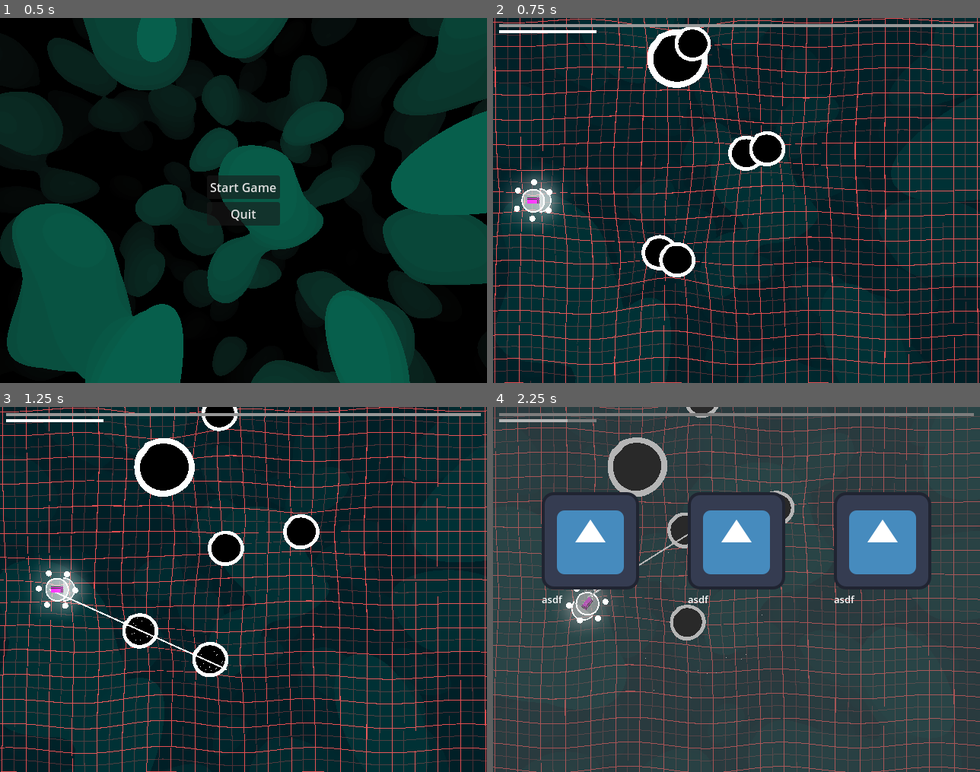
Above: before the commit, frames 1-4 (two rows, left to right).
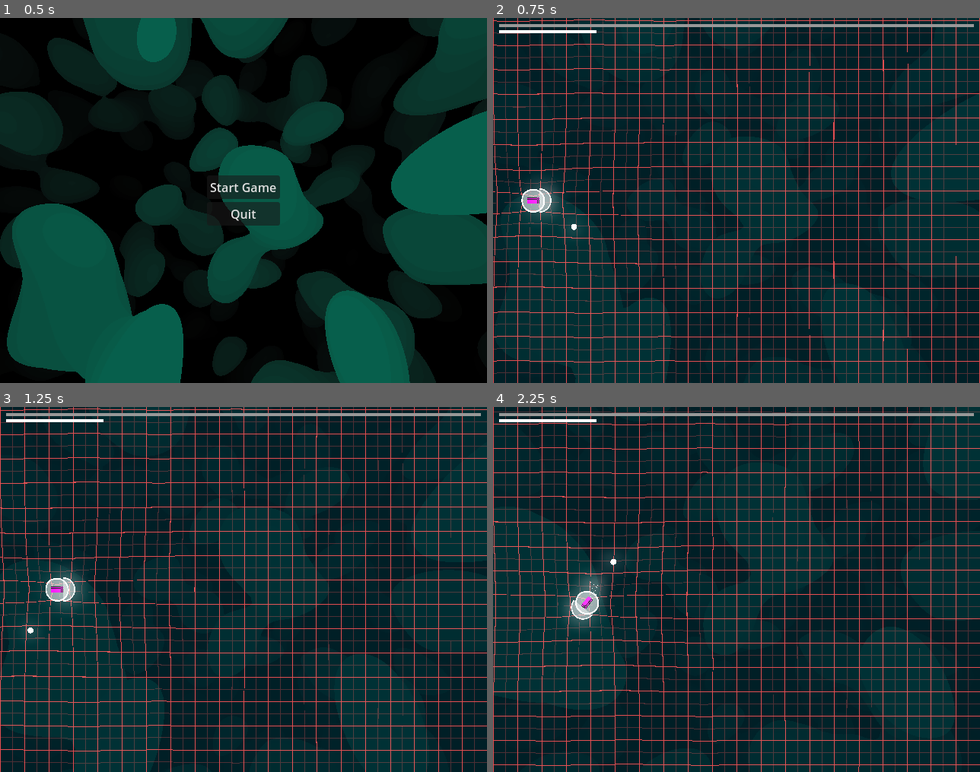
Above: after the commit, the same moments.

Repository: 3xcpy/roguelike-arcade-driving
Game: Godot game, scene res://scenes/main.tscn
Same seed, same stepped clock (60 frames per second), same inputs: the game is played once before the commit and once after it. The engine's default icon, where the game draws it, is replaced by a stand-in: a white triangle on a blue panel in a dark square.
Inputs (mouse positions are in pixels of both pictures, inside the frame that each line leads up to):
- Up to frame 1 (0.5 s): no input
- Up to frame 2 (0.75 s): click "Start Game" at 0.5 s
- Up to frame 3 (1.25 s): no input
- Up to frame 4 (2.25 s): tap Enter (ui_accept) at 1.25, 1.52 s; move the mouse to (843, 571) at 1.27 s; hold Right (steer_right) 1.28-2.03 s; tap Alt at 1.35 s; move the mouse to (639, 607) at 2.02 s; hold Down from 2.03 s (still down); tap Shift at 2.1 s

Frame 1 is identical in both runs. In frame 2, 23% of the frame differs, in the area x 0-100%, y 0-100%; in frame 3, 23%; in frame 4, 99%.

Commit message:
fix lasers and add a couple of upgrades

Diff:
--- a/scenes/enemy.tscn
+++ b/scenes/enemy.tscn
@@ -20,7 +20,6 @@
 
 [node name="Enemy" type="Area2D" groups=["Enemies"]]
 script = ExtResource("1_5uy6h")
-level = 3
 
 [node name="Sprite2D" type="Sprite2D" parent="."]
 material = SubResource("ShaderMaterial_xwavj")
--- a/scenes/player.tscn
+++ b/scenes/player.tscn
@@ -67,7 +67,7 @@
 [node name="Weapons" type="Node2D" parent="."]
 
 [node name="Eyeballs" parent="Weapons" instance=ExtResource("4_dqkch")]
-amount = 6
+distance_from_center = 64.0
 
 [node name="Aura" parent="Weapons" instance=ExtResource("4_tuyoq")]
 
--- a/scenes/stage.tscn
+++ b/scenes/stage.tscn
@@ -1,14 +1,16 @@
-[gd_scene load_steps=19 format=3 uid="uid://wb45rm4nabob"]
+[gd_scene load_steps=21 format=3 uid="uid://wb45rm4nabob"]
 
 [ext_resource type="PackedScene" uid="uid://dhtn00310jucy" path="res://scenes/player.tscn" id="1_8rem4"]
 [ext_resource type="Script" uid="uid://cjhq168l74jfy" path="res://scripts/game_manager.gd" id="1_st0q7"]
 [ext_resource type="Script" uid="uid://dhk18celqtlog" path="res://scripts/upgrade.gd" id="2_dexii"]
 [ext_resource type="Texture2D" uid="uid://phtn83sdcm6r" path="res://sprites/grid.png" id="2_gi7kc"]
 [ext_resource type="Shader" uid="uid://celbxoq3s5mxx" path="res://shaders/floor.gdshader" id="2_kewym"]
-[ext_resource type="Resource" uid="uid://c16n82jmmfbfn" path="res://upgrades/test.tres" id="3_dexii"]
+[ext_resource type="Resource" uid="uid://bkrhmbdxhtt4c" path="res://upgrades/aura_size_upgrade.tres" id="3_0hg5s"]
 [ext_resource type="Script" uid="uid://d3cvnf1armkbm" path="res://scripts/floor.gd" id="4_6c5u0"]
+[ext_resource type="Resource" uid="uid://ky42qs44pnrk" path="res://upgrades/eyeball_amount_upgrade.tres" id="4_jl6nj"]
+[ext_resource type="Resource" uid="uid://bp33modg0ejn8" path="res://upgrades/laser_speed_upgrade.tres" id="5_e38vs"]
 [ext_resource type="PackedScene" uid="uid://512cfge4e2ek" path="res://scenes/background_layer.tscn" id="7_1hwpr"]
-[ext_resource type="PackedScene" uid="uid://b4sghwhykpity" path="res://scenes/enemy.tscn" id="7_st0q7"]
+[ext_resource type="PackedScene" uid="uid://bdyvjqmx0qurm" path="res://scenes/enemy_spawner.tscn" id="10_yd2gm"]
 
 [sub_resource type="Gradient" id="Gradient_2so7o"]
 offsets = PackedFloat32Array(0, 0.6020761)
@@ -53,7 +55,7 @@
 
 [node name="Stage" type="Node2D"]
 script = ExtResource("1_st0q7")
-upgrades = Array[ExtResource("2_dexii")]([ExtResource("3_dexii")])
+upgrades = Array[ExtResource("2_dexii")]([ExtResource("3_0hg5s"), ExtResource("4_jl6nj"), ExtResource("5_e38vs")])
 
 [node name="Player" parent="." instance=ExtResource("1_8rem4")]
 position = Vector2(51, 269)
@@ -89,26 +91,19 @@
 position = Vector2(1000, 1000)
 shape = SubResource("WorldBoundaryShape2D_dexii")
 
-[node name="Enemy" parent="." instance=ExtResource("7_st0q7")]
-position = Vector2(252, 73)
-level = 5
-
-[node name="Enemy2" parent="." instance=ExtResource("7_st0q7")]
-position = Vector2(346, 204)
-
-[node name="Enemy3" parent="." instance=ExtResource("7_st0q7")]
-position = Vector2(230, 342)
-
-[node name="Enemy4" parent="." instance=ExtResource("7_st0q7")]
-position = Vector2(252, 73)
-
-[node name="Enemy5" parent="." instance=ExtResource("7_st0q7")]
-position = Vector2(346, 204)
-
-[node name="Enemy6" parent="." instance=ExtResource("7_st0q7")]
-position = Vector2(230, 342)
-
 [node name="BackgroundLayer" parent="." instance=ExtResource("7_1hwpr")]
 
 [node name="NavigationRegion2D" type="NavigationRegion2D" parent="."]
 navigation_polygon = SubResource("NavigationPolygon_st0q7")
+
+[node name="EnemySpawner" parent="." instance=ExtResource("10_yd2gm")]
+position = Vector2(31, 34)
+
+[node name="EnemySpawner2" parent="." instance=ExtResource("10_yd2gm")]
+position = Vector2(955, 27)
+
+[node name="EnemySpawner3" parent="." instance=ExtResource("10_yd2gm")]
+position = Vector2(967, 962)
+
+[node name="EnemySpawner4" parent="." instance=ExtResource("10_yd2gm")]
+position = Vector2(27, 962)
--- a/scenes/upgrade_select_screen.tscn
+++ b/scenes/upgrade_select_screen.tscn
@@ -21,7 +21,7 @@
 anchor_bottom = 1.0
 grow_horizontal = 2
 grow_vertical = 2
-color = Color(0.36078432, 0.36078432, 0.36078432, 0.4509804)
+color = Color(0.22352941, 0.22352941, 0.22352941, 0.69803923)
 
 [node name="MarginContainer" type="MarginContainer" parent="."]
 layout_mode = 1
--- a/scripts/enemy_spawner.gd
+++ b/scripts/enemy_spawner.gd
@@ -5,7 +5,14 @@
 var time_to_next_spawn: float = 5.0
 
 
+func _physics_process(delta: float) -> void:
+	time_to_next_spawn -= delta
+	if time_to_next_spawn <= 0:
+		spawn()
+		time_to_next_spawn = 5.0
+
+
 func spawn() -> void:
 	var enemy: Enemy = enemy_scene.instantiate()
-	enemy.level = ceil(float(Global.game_manager.level) / 10.0) + randi_range(0, 2)
+	enemy.level = int(max(ceil(float(Global.game_manager.level) / 2.0) + randi_range(0, 2), 0.0))
 	add_child(enemy)
--- a/scripts/laser_emitter.gd
+++ b/scripts/laser_emitter.gd
@@ -2,8 +2,9 @@
 
 @export var active: bool = false
 
+@export var lasers_per_second: int = 2
+
 @export var damage: float = 1.0
-@export var delay: float = 0.5
 @export var laser: PackedScene
 @export var reach: float = 256.0
 
@@ -20,7 +21,7 @@
 func _physics_process(delta: float) -> void:
 	global_rotation = 0.0
 	timer += delta
-	if timer >= delay:
+	if timer >= 1.0/float(lasers_per_second):
 		timer = 0.0
 		var enemies = get_tree().get_nodes_in_group("Enemies")
 		var min_dist: float = 1e300
@@ -32,4 +33,5 @@
 				nearest = e
 
 		if nearest and min_dist <= reach:
+			print(nearest)
 			shoot(nearest.global_position)
--- a/scripts/player.gd
+++ b/scripts/player.gd
@@ -17,6 +17,7 @@
 @onready var eyeballs: Eyeballs = $Weapons/Eyeballs
 @onready var aura: Aura = $Weapons/Aura
 @onready var ram: Ram = $Weapons/Ram
+@onready var laser_emitter: LaserEmitter = $Weapons/LaserEmitter
 
 @onready var health_component: HealthComponent = $HealthComponent
 
--- /dev/null
+++ b/scripts/upgrade templates/laser_upgrade_template.gd
@@ -0,0 +1,14 @@
+class_name LaserUpgradeTemplate extends Upgrade
+
+@export var lasers_per_second: int = 0
+@export var damage: int = 0
+@export var distance: float = 0.0
+
+
+func apply(player: Player) -> void:
+	if lasers_per_second > 0:
+		player.laser_emitter.lasers_per_second += lasers_per_second
+	if damage > 0:
+		player.laser_emitter.damage += damage
+	if distance > 0:
+		player.laser_emitter.reach += distance
--- /dev/null
+++ b/upgrades/aura_size_upgrade.tres
@@ -0,0 +1,11 @@
+[gd_resource type="Resource" script_class="AuraUpgrade" load_steps=3 format=3 uid="uid://bkrhmbdxhtt4c"]
+
+[ext_resource type="Script" uid="uid://knlr2h7xvtpj" path="res://scripts/upgrade templates/aura_upgrade.gd" id="1_5w7ul"]
+[ext_resource type="Texture2D" uid="uid://jxabck5vuije" path="res://icon.svg" id="1_6kcxh"]
+
+[resource]
+script = ExtResource("1_5w7ul")
+radius = 16.0
+icon = ExtResource("1_6kcxh")
+description = "Increase the aura area"
+metadata/_custom_type_script = "uid://knlr2h7xvtpj"
--- /dev/null
+++ b/upgrades/eyeball_amount_upgrade.tres
@@ -0,0 +1,11 @@
+[gd_resource type="Resource" script_class="EyeballUpgrade" load_steps=3 format=3 uid="uid://ky42qs44pnrk"]
+
+[ext_resource type="Script" uid="uid://mep4ovyjerpx" path="res://scripts/upgrade templates/eyeball_upgrade.gd" id="1_b11hm"]
+[ext_resource type="Texture2D" uid="uid://bockus2fcd6ac" path="res://sprites/eyeballs-icon.png" id="1_utry2"]
+
+[resource]
+script = ExtResource("1_b11hm")
+amount = 1
+icon = ExtResource("1_utry2")
+description = "Add one more orb around you"
+metadata/_custom_type_script = "uid://mep4ovyjerpx"
--- /dev/null
+++ b/upgrades/laser_speed_upgrade.tres
@@ -0,0 +1,11 @@
+[gd_resource type="Resource" script_class="LaserUpgradeTemplate" load_steps=3 format=3 uid="uid://bp33modg0ejn8"]
+
+[ext_resource type="Script" uid="uid://cw6tfddef54u" path="res://scripts/upgrade templates/laser_upgrade_template.gd" id="1_dxb76"]
+[ext_resource type="Texture2D" uid="uid://jxabck5vuije" path="res://icon.svg" id="1_j1oeh"]
+
+[resource]
+script = ExtResource("1_dxb76")
+lasers_per_second = 1
+icon = ExtResource("1_j1oeh")
+description = "Shoot one more laser per second"
+metadata/_custom_type_script = "uid://cw6tfddef54u"
--- a/upgrades/test.tres
+++ /dev/null
@@ -1,11 +0,0 @@
-[gd_resource type="Resource" script_class="AuraUpgrade" load_steps=3 format=3 uid="uid://c16n82jmmfbfn"]
-
-[ext_resource type="Script" uid="uid://knlr2h7xvtpj" path="res://scripts/upgrade templates/aura_upgrade.gd" id="1_7kdgu"]
-[ext_resource type="Texture2D" uid="uid://jxabck5vuije" path="res://icon.svg" id="1_gytty"]
-
-[resource]
-script = ExtResource("1_7kdgu")
-radius_multiplier = 2.0
-icon = ExtResource("1_gytty")
-description = "asdf"
-metadata/_custom_type_script = "uid://knlr2h7xvtpj"
Not shown, added: scripts/upgrade templates/laser_upgrade_template.gd.uid
Binary file changed: sprites/eyeballs-icon.aseprite
Binary file changed: sprites/eyeballs-icon.png
